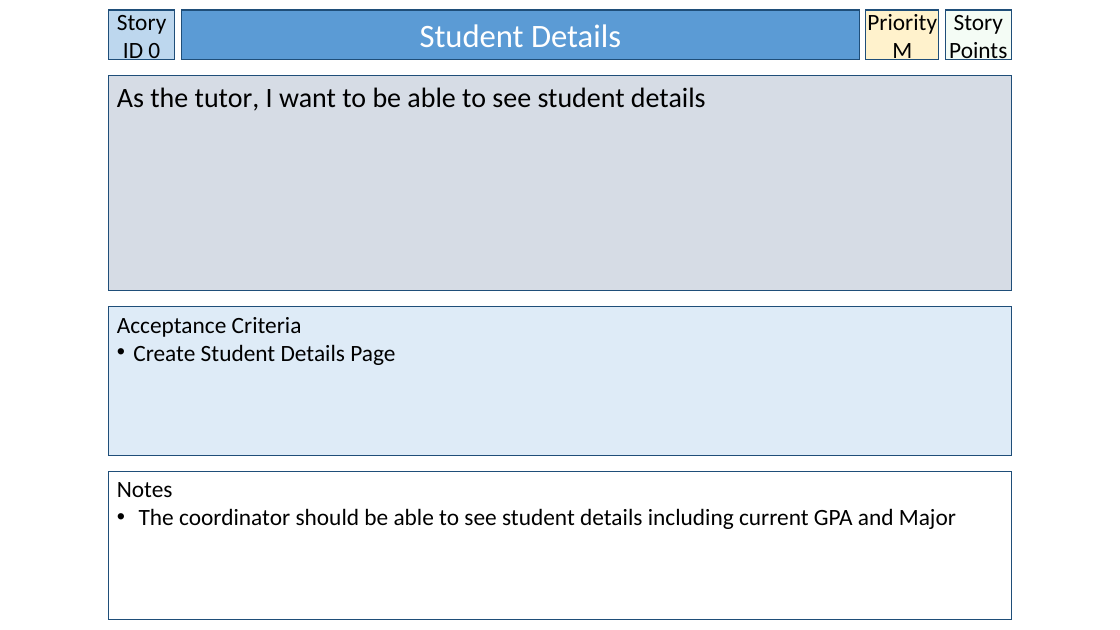
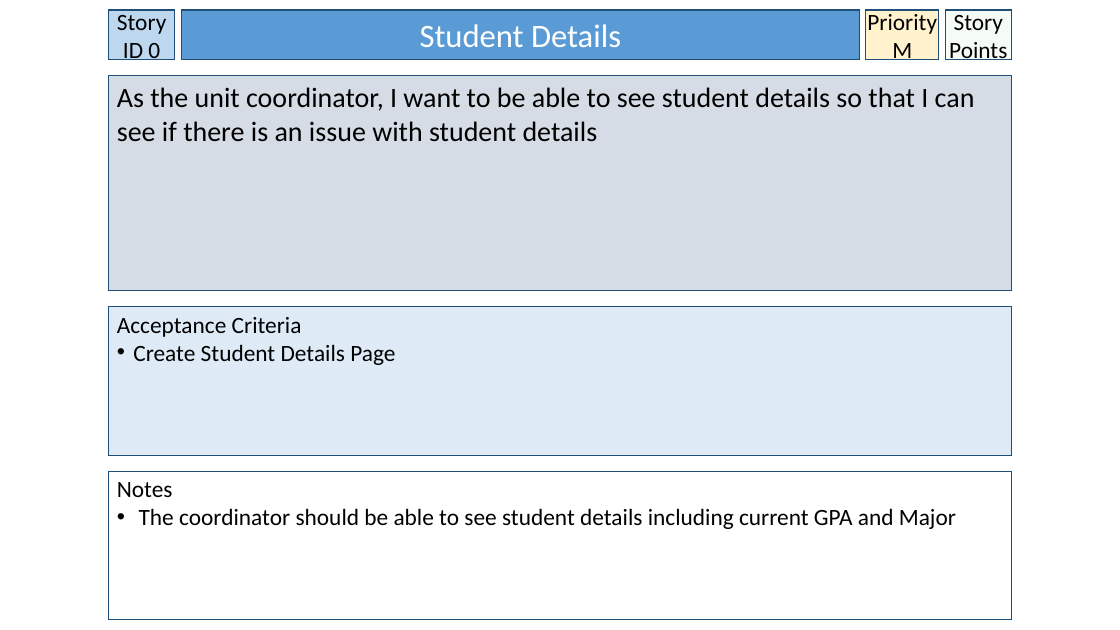
Before and after one commit to BrissyKim/group14, a slide deck: slide 1 of User_story/Yoon User Stories.pptx. Drawn at 1120x630 pixels with LibreOffice and Linux fonts; fonts in the diff are those of the drawing. Boxes give left, top, right and bottom in pixels: in the first picture for what was removed or moved away, otherwise in the second. Text is boxed around its words. In the diff, an @@ line names an element or a change of style, - is before the commit and + after.

```diff
--- a/User_story/Yoon User Stories.pptx
+++ b/User_story/Yoon User Stories.pptx
@@ text in rectangle at box(117, 87, 975, 142): text changed @@
-As the tutor, I want to be able to see student details
+As the unit coordinator, I want to be able to see student details so that I can see if there is an issue with student details
```
Also in this commit, not shown: 11 other slides changed, 2 slides added.
